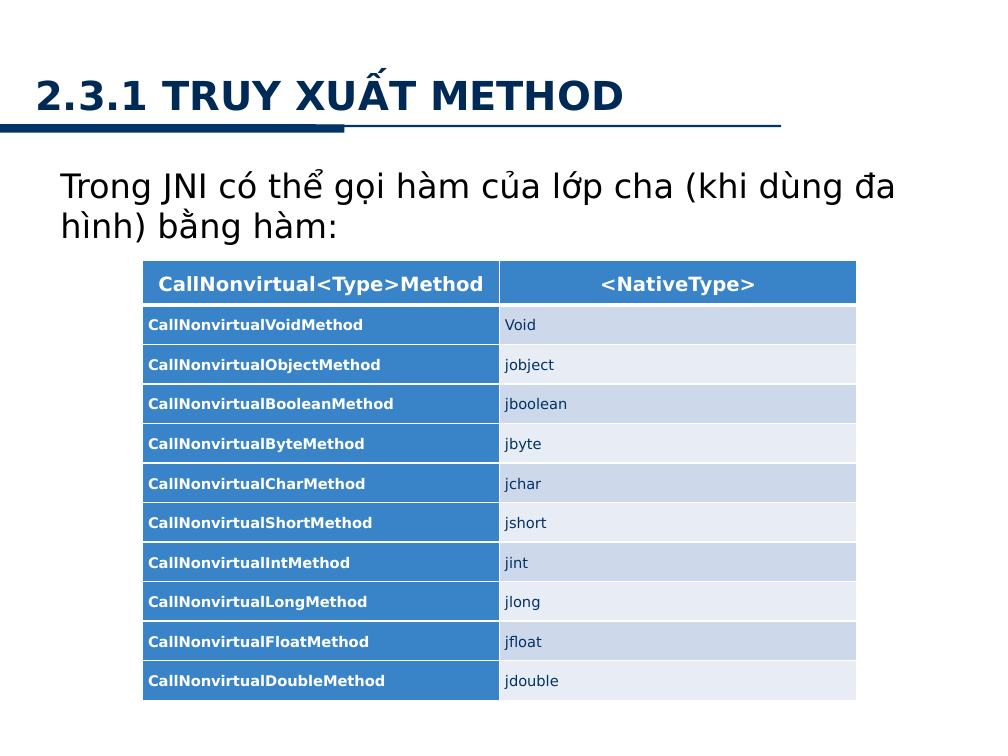
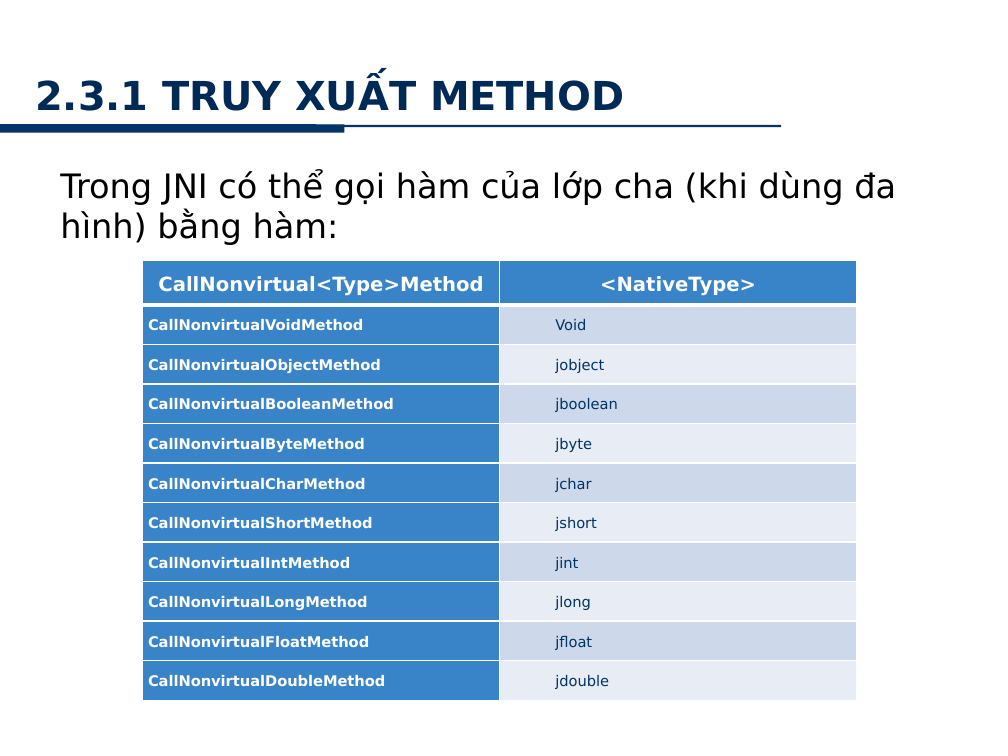
Before and after one commit to minhkhanh/UofS-Java, a slide deck: slide 21 of Seminar_JNI/Slide_00.pptx (slide 22 before the commit). Drawn at 1008x756 pixels with LibreOffice and Linux fonts; fonts in the diff are those of the drawing; background and template pictures are left out. Boxes give left, top, right and bottom in pixels: in the first picture for what was removed or moved away, otherwise in the second. Text is boxed around its words. In the diff, an @@ line names an element or a change of style, - is before the commit and + after.

```diff
--- a/Seminar_JNI/Slide_00.pptx
+++ b/Seminar_JNI/Slide_00.pptx
@@ table at [143,260,857,700] @@
@@ indent changed @@
```
Also in this commit, not shown: 15 other slides changed, 1 slide removed.
